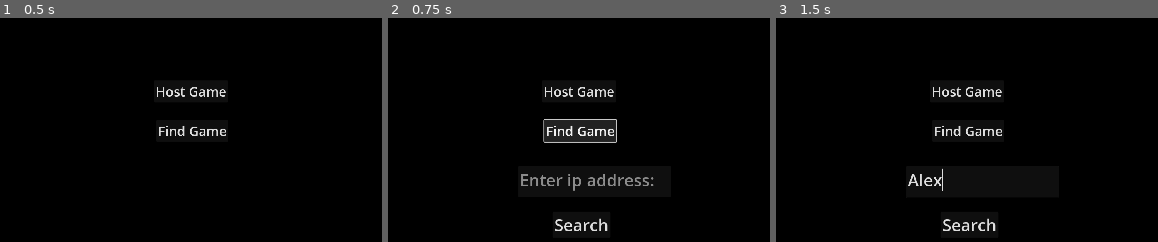
Above: before the commit, frames 1-3 (left to right).
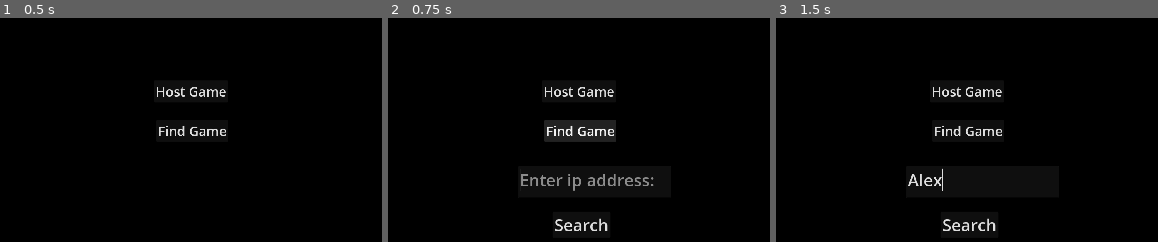
Above: after the commit, the same moments.

Repository: KrukDallan/pong
Game: Godot game, scene res://scenes/root/root.tscn
Two runs of this game, one before a commit and one after it. Both use one fixed random seed, a clock stepped at 60 frames per second and the inputs below.
Inputs (mouse positions are % of the whole screen's width and height, from its top left):
- Up to frame 1 (0.5 s): no input
- Up to frame 2 (0.75 s): click "Find Game" at 0.5 s
- Up to frame 3 (1.5 s): click (52, 66) at 1.27 s; type "Alex" at 1.35 s
The pictures show only the part of the screen within x 24-74%, y 30-80%; the shares and areas given below are measured in that part.

Frame 1 is identical in both runs. In frame 2, 0.2% of the frame differs, in the area x 40-60%, y 45-56%; in frame 3, nothing differs.

Commit message:
🚧
added timer for the ball

Diff:
--- a/scenes/ball/ball.gd
+++ b/scenes/ball/ball.gd
@@ -11,6 +11,9 @@
 
 var counter = 0
 
+@export
+var wait_after_reset = false
+
 func _enter_tree() -> void:
 	if is_multiplayer_authority():
 		set_physics_process(true)
@@ -19,11 +22,12 @@
 		set_physics_process(false)
 
 func _physics_process(delta: float) -> void:
-	counter += delta
-	if counter >=1.5:
-		#print("is multip auth: ", is_multiplayer_authority())
-		#print("is physics processing: ", is_physics_processing())
-		counter = 0
+	if wait_after_reset:
+		if $Timer.time_left <= 0:
+			wait_after_reset = false
+
+		else:
+			return
 	if !is_multiplayer_authority():
 		return
 	if not can_start:
@@ -54,3 +58,4 @@
 	print("Resetting force")
 	force = 10
 	current_direction = Vector2(1,0)*force
+	$Timer.start(1)
--- a/scenes/ball/ball.tscn
+++ b/scenes/ball/ball.tscn
@@ -50,3 +50,7 @@
 
 [node name="MultiplayerSynchronizer" type="MultiplayerSynchronizer" parent="."]
 replication_config = SubResource("SceneReplicationConfig_ltq2o")
+
+[node name="Timer" type="Timer" parent="."]
+one_shot = true
+autostart = true
--- a/scenes/multiplayer_screen/multiplayer.gd
+++ b/scenes/multiplayer_screen/multiplayer.gd
@@ -10,6 +10,11 @@
 	#$MultiplayerSpawner.spawn_path = self.get_owner().get_path()
 
 
+func _process(delta: float) -> void:
+	if Input.is_key_pressed(KEY_ENTER):
+		if $TextEdit.text != "":
+			_on_search_pressed()
+
 func _on_host_pressed() -> void:
 	peer.create_server(1027)
 	multiplayer.multiplayer_peer = peer
@@ -19,6 +24,7 @@
 func _on_join_pressed() -> void:
 	$Search.visible = true
 	$TextEdit.visible = true
+	$TextEdit.grab_focus()
 
 
 func _on_search_pressed() -> void:
